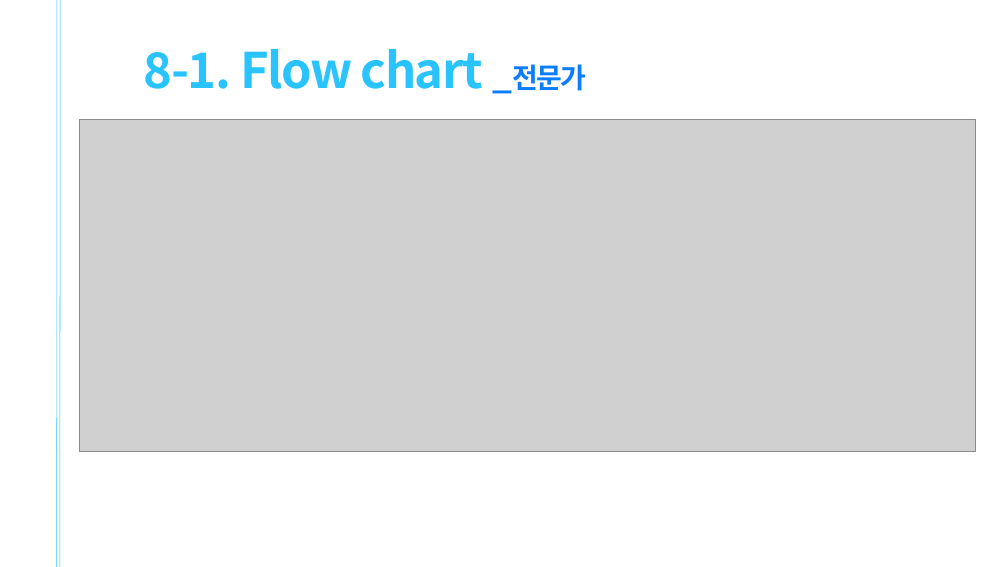
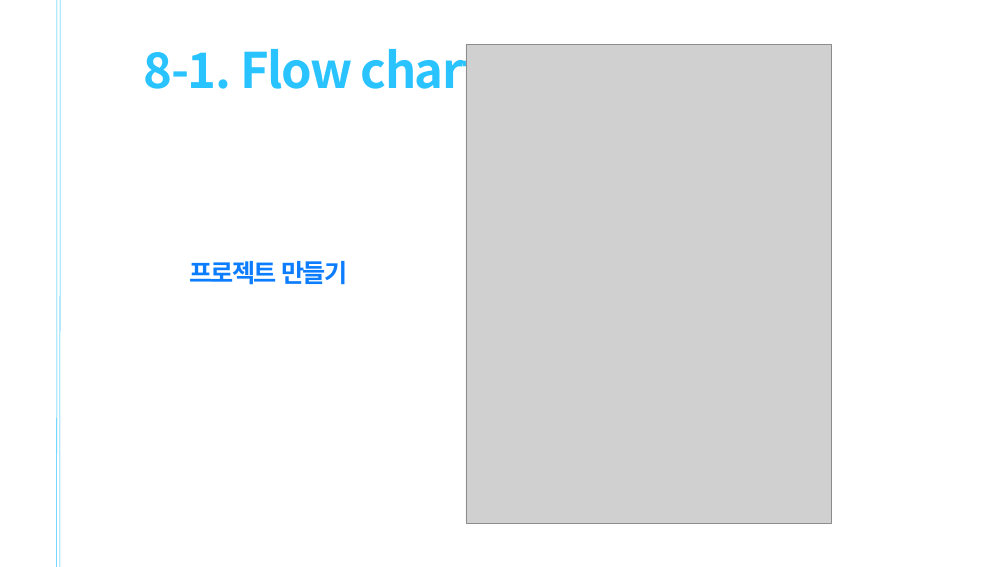
Before and after one commit to Jaewoong-Hwang/PROJECT_UI, a slide deck: slide 13 of 정처산기 1조 화면설계/정처산기 1조 스토리보드.pptx. Drawn at 1008x567 pixels with LibreOffice and Linux fonts; fonts in the diff are those of the drawing; grey boxes stand for pictures. Boxes give left, top, right and bottom in pixels: in the first picture for what was removed or moved away, otherwise in the second. Text is boxed around its words. In the diff, an @@ line names an element or a change of style, - is before the commit and + after.

```diff
--- a/정처산기 1조 화면설계/정처산기 1조 스토리보드.pptx
+++ b/정처산기 1조 화면설계/정처산기 1조 스토리보드.pptx
@@ text at (144,44,483,101): text changed @@
-8-1. Flow chart _전문가
+8-1. Flow chart
@@ picture added at (466,44,831,523) @@
@@ picture removed at (80,120,975,452) @@
@@ text added at (189,261,348,285), 36 pt, text #0C7DFF, bold @@
+프로젝트 만들기
```
Also in this commit, not shown: 2 other slides changed, 1 slide added, 2 other files.
